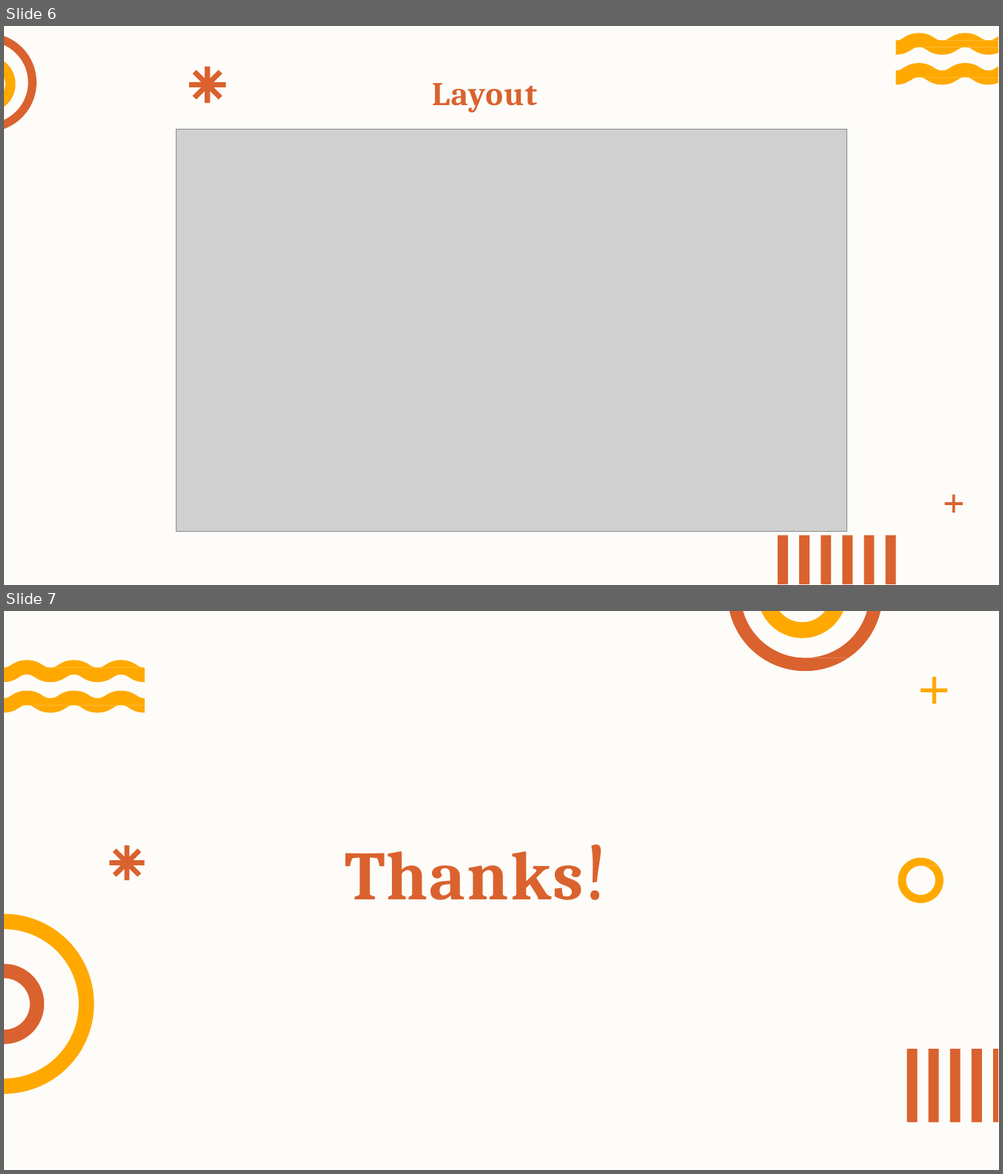
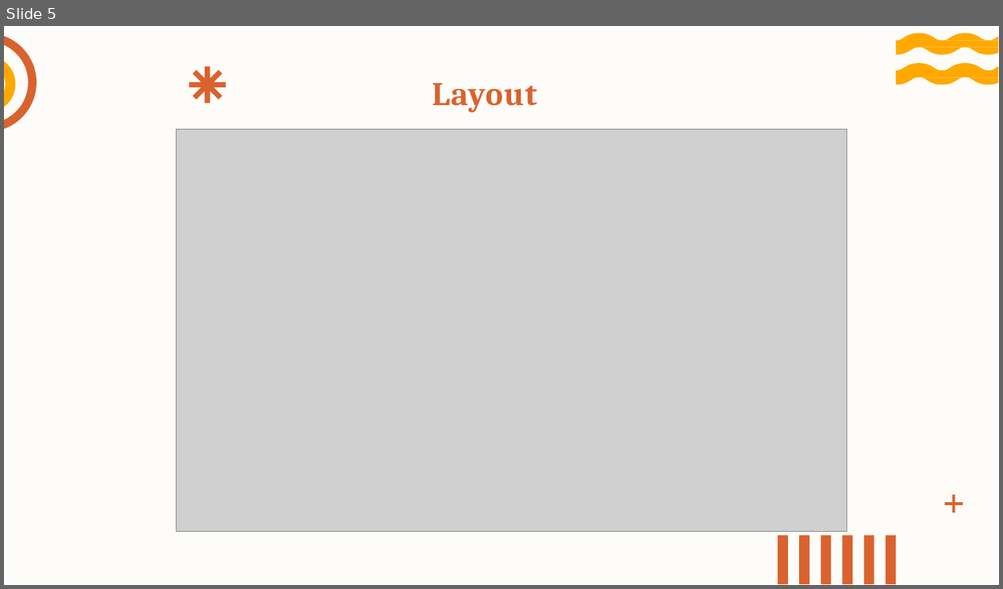
Before and after one commit to MananGupta2603/Social-Media-Hashtag-Trend-Analyzer-Application, a slide deck: social media hashtag trend analyzer.pptx. Shown one above the other, each under a label of ours: slides 6 and 7 before the commit, slide 5 after it. The pictures are 1003x1174 and 1003x589 pixels, drawn with LibreOffice and Linux fonts; fonts in the diff are those of the drawing; grey boxes stand for pictures. Boxes give left, top, right and bottom in pixels: in the first picture for what was removed or moved away, otherwise in the second. Text is boxed around its words. In the diff, an @@ line names an element or a change of style, - is before the commit and + after.

```diff
--- a/social media hashtag trend analyzer.pptx
+++ b/social media hashtag trend analyzer.pptx
@@ slide 7 removed at [4, 611, 999, 1170], background #FFFFFF; not listed: 1 template element that a slide beside it also shows @@
@@ freeform shape removed at [729, 611, 880, 671] @@
@@ freeform shape removed at [761, 611, 843, 638] @@
@@ freeform shape removed at [4, 660, 145, 683] @@
@@ freeform shape removed at [921, 677, 948, 704] @@
@@ freeform shape removed at [4, 690, 145, 713] @@
@@ freeform shape removed at [109, 846, 145, 881] @@
@@ title removed at [344, 851, 583, 900] @@
-Thanks!
@@ freeform shape removed at [898, 858, 943, 904] @@
@@ freeform shape removed at [4, 914, 94, 1094] @@
@@ freeform shape removed at [4, 965, 44, 1045] @@
@@ freeform shape removed at [907, 1049, 917, 1123] @@
@@ freeform shape removed at [928, 1049, 939, 1123] @@
@@ freeform shape removed at [950, 1049, 960, 1123] @@
@@ freeform shape removed at [971, 1049, 982, 1123] @@
@@ freeform shape removed at [993, 1049, 998, 1123] @@
@@ what was slide 6 is now slide 5 @@
```
Also in this commit, not shown: 1 slide added, 1 other slide removed.
